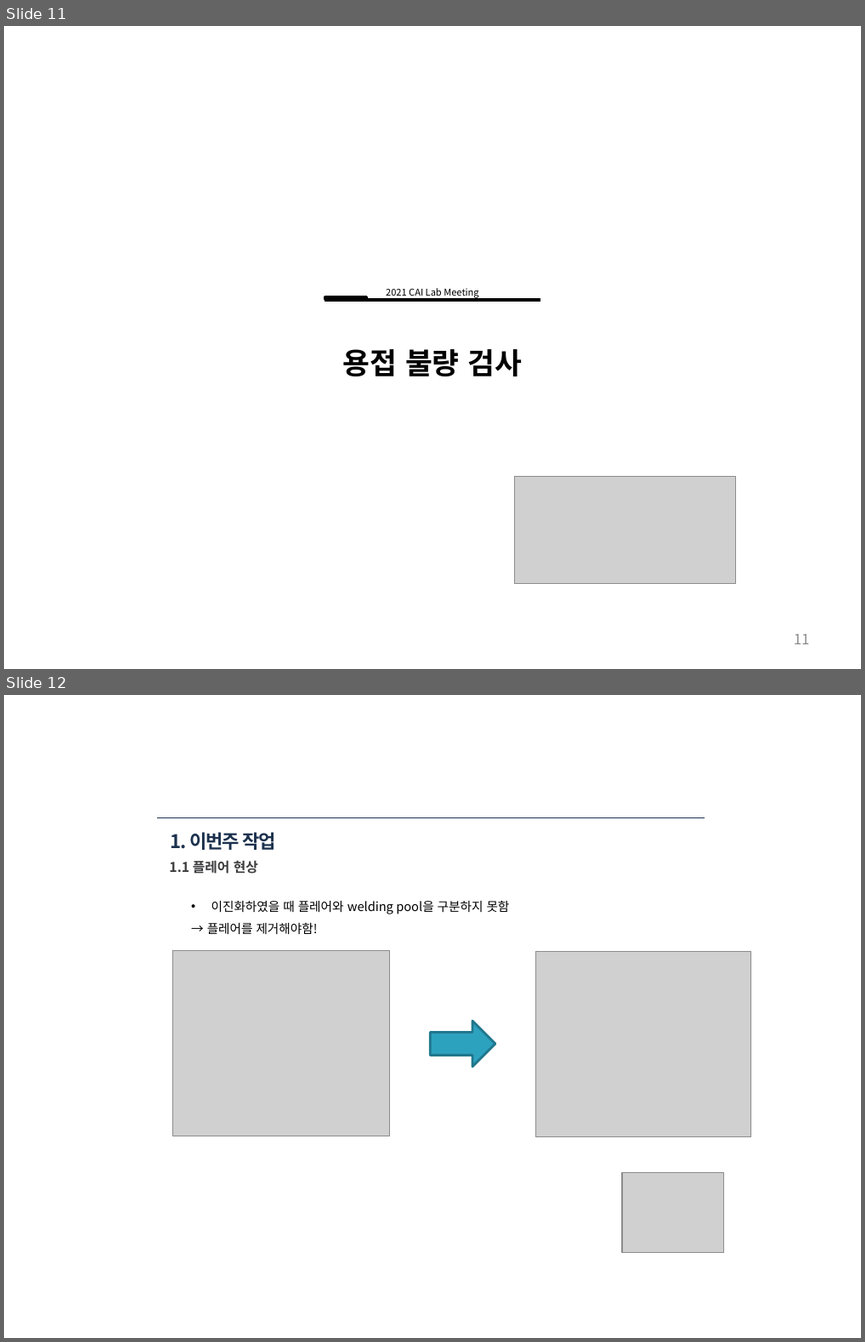
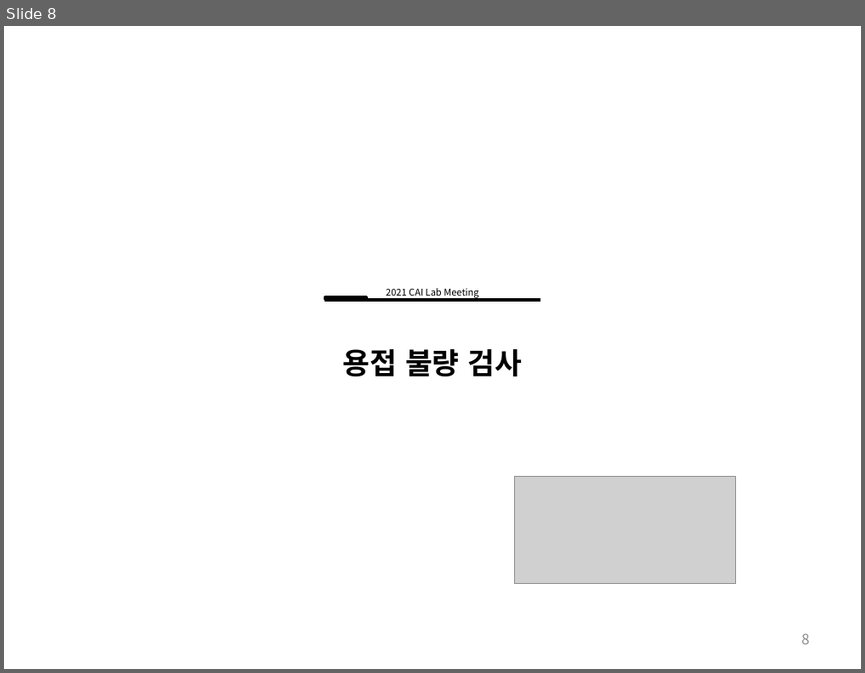
Before and after one commit to ssh6189/2022.01.15, a slide deck: 2022년 1월 15일 용접자동화로봇.pptx. Shown one above the other, each under a label of ours: slides 11 and 12 before the commit, slide 8 after it. The pictures are 865x1342 and 865x673 pixels, drawn with LibreOffice and Linux fonts; fonts in the diff are those of the drawing; grey boxes stand for pictures. Boxes give left, top, right and bottom in pixels: in the first picture for what was removed or moved away, otherwise in the second. Text is boxed around its words. In the diff, an @@ line names an element or a change of style, - is before the commit and + after.

```diff
--- a/2022년 1월 15일 용접자동화로봇.pptx
+++ b/2022년 1월 15일 용접자동화로봇.pptx
@@ slide 12 removed at (x1=4, y1=695, x2=861, y2=1338), background #FFFFFF @@
@@ line removed from (157, 817) to (704, 817) @@
@@ title removed at (x1=170, y1=832, x2=275, y2=850) @@
-1. 이번주 작업
@@ text removed at (x1=169, y1=860, x2=258, y2=873) @@
-1.1 플레어 현상
@@ text removed at (x1=207, y1=900, x2=510, y2=934) @@
-• 이진화하였을 때 플레어와 welding pool을 구분하지 못함
-→ 플레어를 제거해야함!
@@ picture removed at (x1=173, y1=951, x2=390, y2=1136) @@
@@ picture removed at (x1=535, y1=951, x2=750, y2=1136) @@
@@ up arrow removed at (x1=430, y1=1021, x2=495, y2=1066) @@
@@ picture removed at (x1=622, y1=1172, x2=723, y2=1253) @@
@@ what was slide 11 is now slide 8 @@
@@ page number at (x1=801, y1=633, x2=809, y2=644): text changed @@
-11
+8
```
Also in this commit, not shown: 4 slides changed, 4 slides added, 10 other slides removed, 1 other file.
